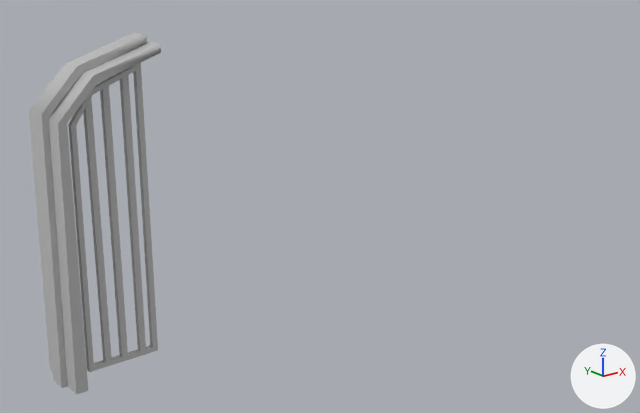
A saved change to the FBX model Assets/Models/SM_CityGate_1.fbx.
Camera for both pictures: a 50 mm camera at (1.11, -9.5, 4.89) aimed at (7.55, -1.45, 1.67). Arrows for +X, +Y and +Z are at lower right; the lights stay in place. Where no turn or scale is listed for an object, it has been applied to the vertices.
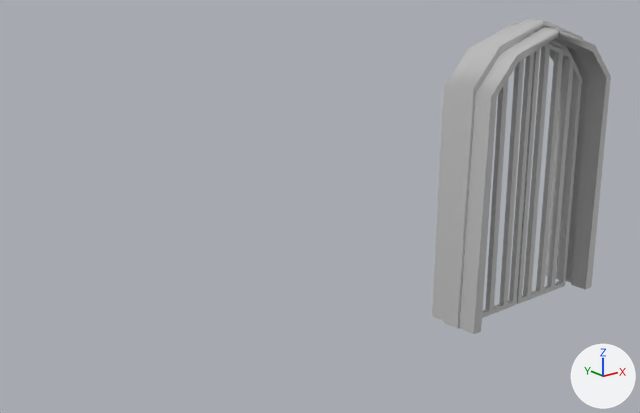
Location of each change, [x1, y1, x2, y2] in pixels of the pictures (640 x 413 px):
'pCube65', mesh rescaled, moved
    before: [68, 63, 158, 372]
    after: [482, 53, 534, 318]
'polySurface108', added
    after: [432, 24, 611, 334]
'pCube68', added
    after: [517, 43, 582, 304]
'polySurface36', deleted
    before: [29, 42, 161, 394]
'polySurface106', added
    after: [443, 19, 588, 328]
'polySurface38', deleted
    before: [31, 32, 147, 388]

The change, as a list of edits to the scene's bpy script:
```text
Change me_mesh_001:
    where me_mesh_001.from_pydata(...)  # 60 vertices, 50 faces; spans x -0.44..0.44, y -0.03..0.03, z -1.71..1.71
    used by ob_pcube65; location = (5.162, -0.771, 1.806)
    me_mesh_001 part 1: the whole mesh is scaled about its middle by (1.2, 1.05, 1.05)
Add me_mesh_002_1:
    me_mesh_002_1.from_pydata(...)  # 96 vertices, 56 faces; spans x -1.23..1.23, y -0.38..0.38, z -1.84..1.84
    me_mesh_002_1.materials.append(mat_lambert1)  # grey #bcbcbc
Add me_mesh_001_1:
    me_mesh_001_1.from_pydata(...)  # 60 vertices, 50 faces; spans x -0.52..0.52, y -0.04..0.04, z -1.79..1.79
    me_mesh_001_1.materials.append(mat_lambert1)  # grey #bcbcbc
Add me_mesh_003:
    me_mesh_003.from_pydata(...)  # 48 vertices, 28 faces; spans x -1.27..1.27, y -0.14..0.14, z -1.88..1.88
    me_mesh_003.materials.append(mat_lambert1)  # grey #bcbcbc
Remove ob_polysurface36:
    ob_polysurface36 = bpy.data.objects.new('polySurface36', me_mesh_002)
    ob_polysurface36.location = (5.036, -0.781, 1.902)
Remove ob_polysurface38:
    ob_polysurface38 = bpy.data.objects.new('polySurface38', me_mesh)
    ob_polysurface38.location = (-0.165, -0.902, 0.0)
Change ob_pcube65:
    ob_pcube65.location: (5.162, -0.771, 1.806) -> (9.616, -2.447, 1.806)
Add ob_polysurface108:
    ob_polysurface108 = bpy.data.objects.new('polySurface108', me_mesh_002_1)
    ob_polysurface108.location = (10.129, -2.457, 1.902)
Add ob_pcube68:
    ob_pcube68 = bpy.data.objects.new('pCube68', me_mesh_001_1)
    ob_pcube68.location = (10.691, -2.447, 1.806)
Add ob_polysurface106:
    ob_polysurface106 = bpy.data.objects.new('polySurface106', me_mesh_003)
    ob_polysurface106.location = (10.142, -2.452, 1.943)
```
